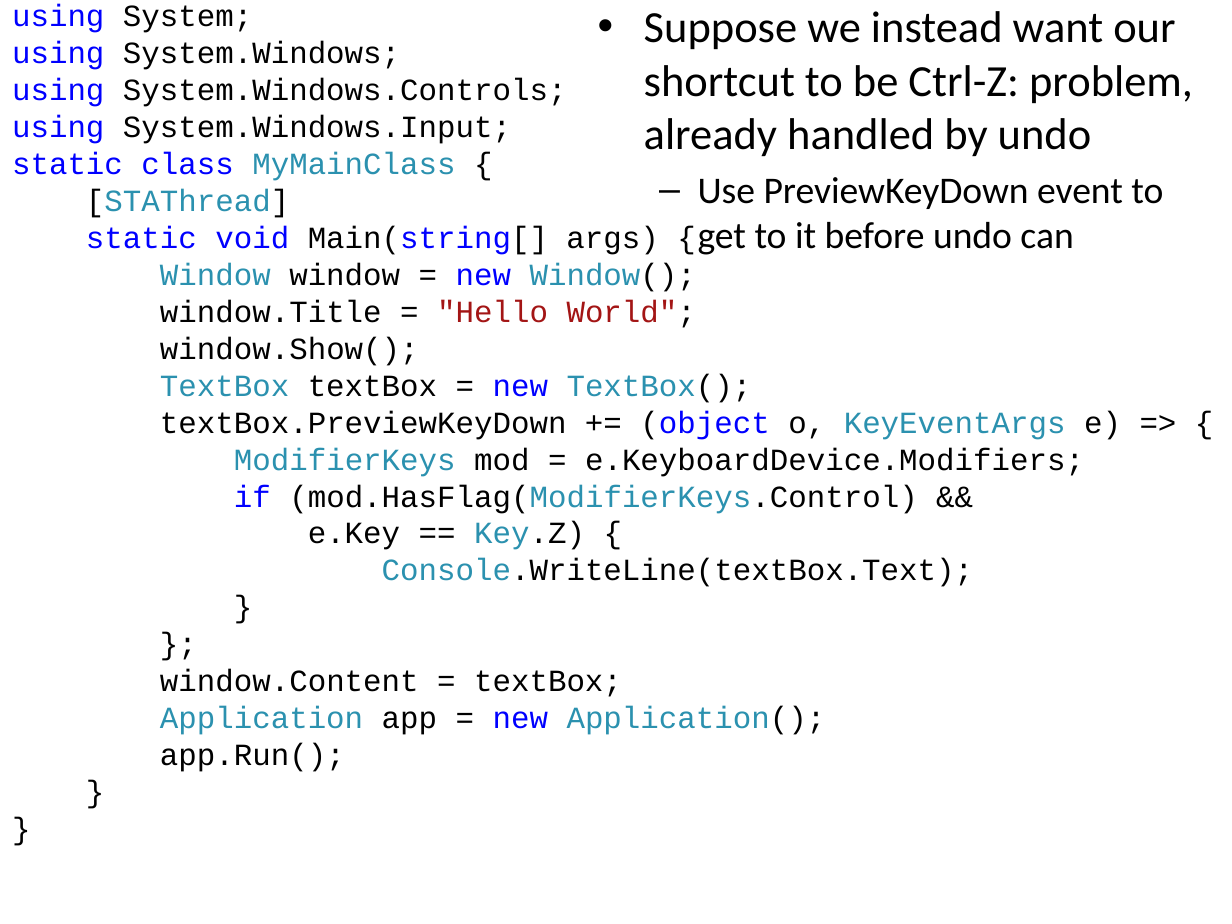
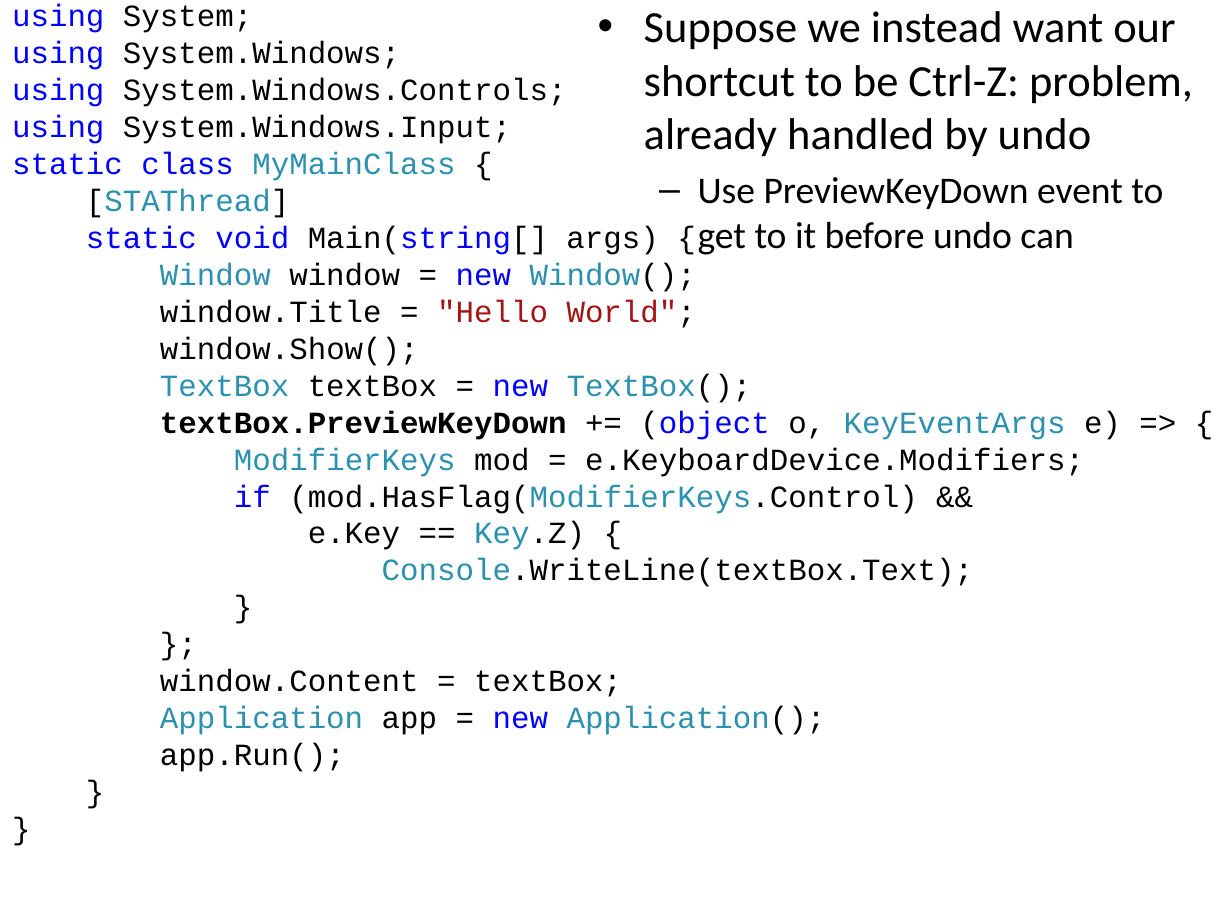
Before and after one commit to iap-csharp/iap-csharp.github.com, a slide deck: slide 49 of IAP-CSharp-Lecture-4.pptx. Drawn at 1232x924 pixels with LibreOffice and Linux fonts; fonts in the diff are those of the drawing. Boxes give left, top, right and bottom in pixels: in the first picture for what was removed or moved away, otherwise in the second. Text is boxed around its words. In the diff, an @@ line names an element or a change of style, - is before the commit and + after.

```diff
--- a/IAP-CSharp-Lecture-4.pptx
+++ b/IAP-CSharp-Lecture-4.pptx
@@ text at (160, 410, 1121, 440): bold on in "textBox.PreviewKeyDown" @@
```
Also in this commit, not shown: 2 other slides changed, 1 other file.
